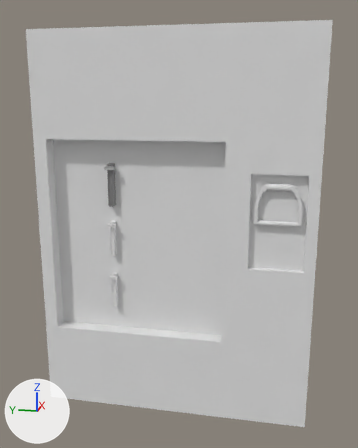
Renders of the Blender file Assets/GameAssets/_Models/ShipParts/SpaceShipBreakerBox.blend from each side of a commit.
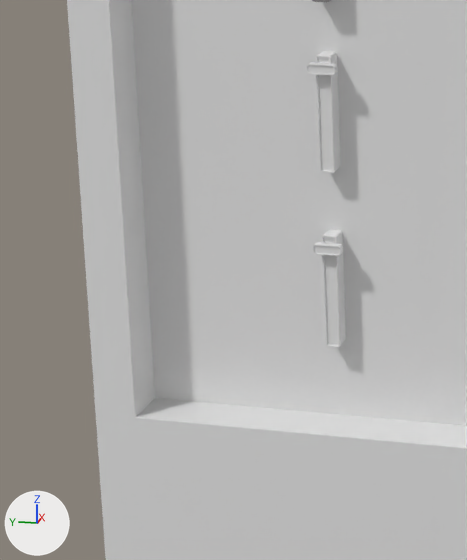
The first picture shows the older version from a camera (50 mm lens) standing at (-2.73, -0.54, 1.74) and looking at (0.0, 0.0, 1.06). The close-ups show both versions on the part from 5% to 43% of the width and 46% to 82% of the height of that picture; other places that the commit changed are outside them. Arrows for +X, +Y and +Z are at lower left; the lights stay in place.

Names of what the first close-up shows: 'BreakerBox', 'Slider.001', 'Slider.002'.
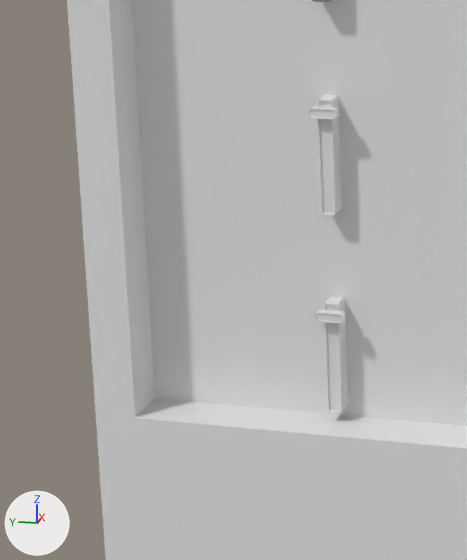
What differs and where, as boxes (x1, y1, x2, y2) in the close-ups (467 x 560 px):
```json
{"object": "Slider.002", "change": "moved", "before": [321, 229, 346, 348], "after": [324, 296, 348, 413]}
{"object": "Slider.001", "change": "moved", "before": [315, 51, 340, 173], "after": [317, 95, 342, 216]}
{"object": "Handle.001", "change": "moved", "before": [306, 62, 338, 75], "after": [308, 106, 339, 120]}
{"object": "Handle.002", "change": "moved", "before": [312, 242, 343, 256], "after": [315, 309, 345, 324]}
```

Scene script edits in JSON lines:
```json
{"op": "set", "path": "ob_slider_001.location", "old": "(-0.19, 0.34, 1.008)", "new": "(-0.19, 0.34, 0.935)"}
{"op": "set", "path": "ob_slider_002.location", "old": "(-0.19, 0.34, 0.705)", "new": "(-0.19, 0.34, 0.588)"}
```
